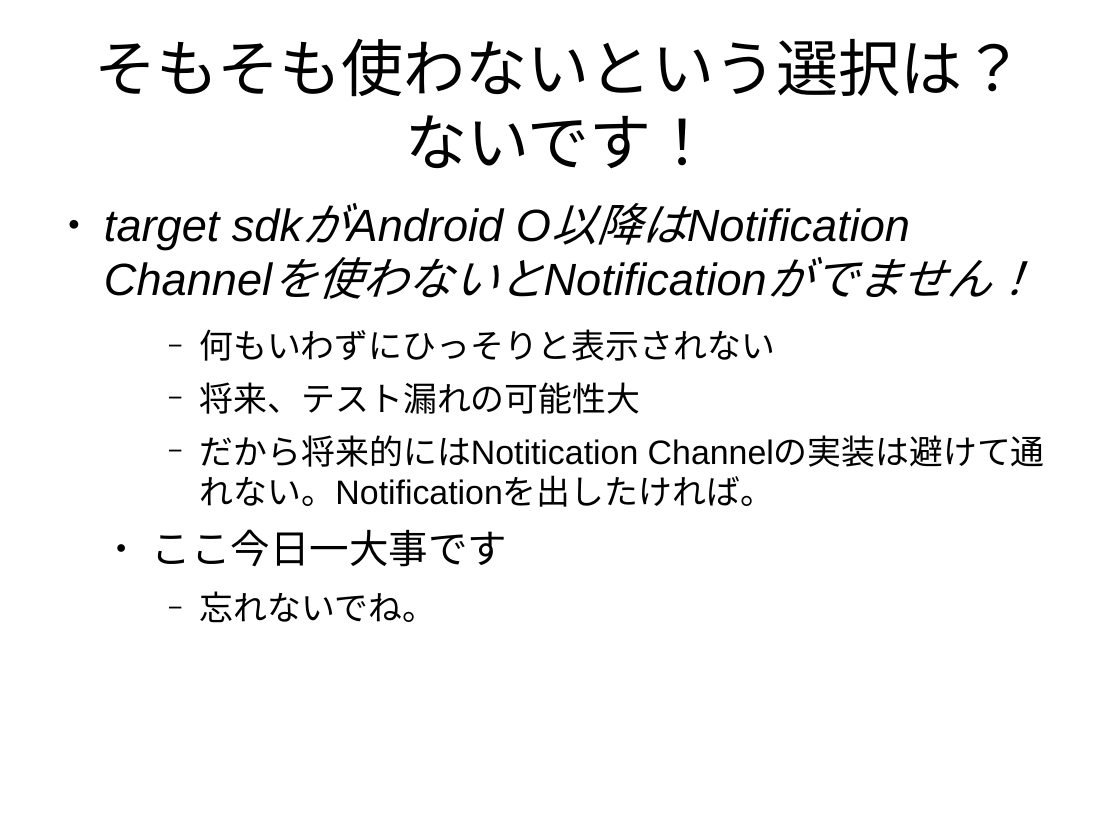
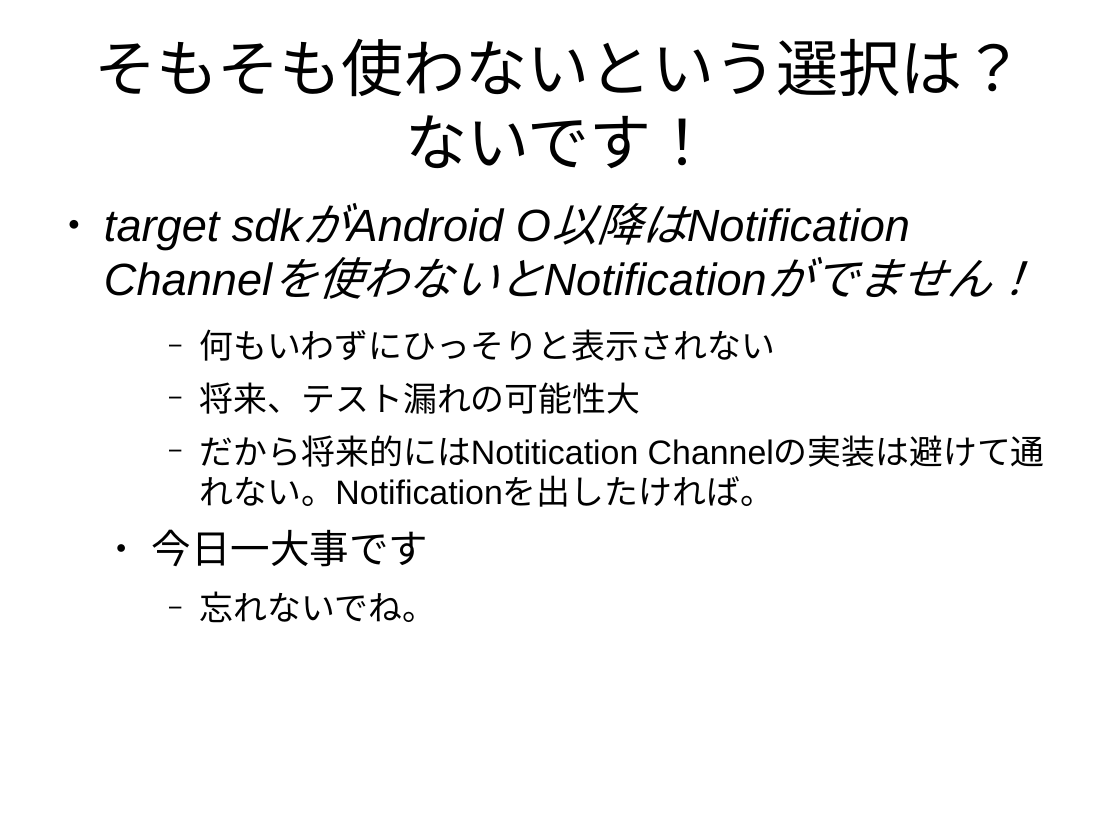
Before and after one commit to tmhouse/TestNotificationChannelSample, a slide deck: slide 10 of NotificationChannelについて.odp. Drawn at 1120x840 pixels with LibreOffice and Linux fonts; fonts in the diff are those of the drawing. Boxes give left, top, right and bottom in pixels: in the first picture for what was removed or moved away, otherwise in the second. Text is boxed around its words. In the diff, an @@ line names an element or a change of style, - is before the commit and + after.

```diff
--- a/NotificationChannelについて.odp
+++ b/NotificationChannelについて.odp
@@ text at bbox=[152, 529, 428, 567]: text changed @@
-  ● ここ今日一大事です
+  ● 今日一大事です
```
Also in this commit, not shown: 4 other slides changed, 4 slides added.
